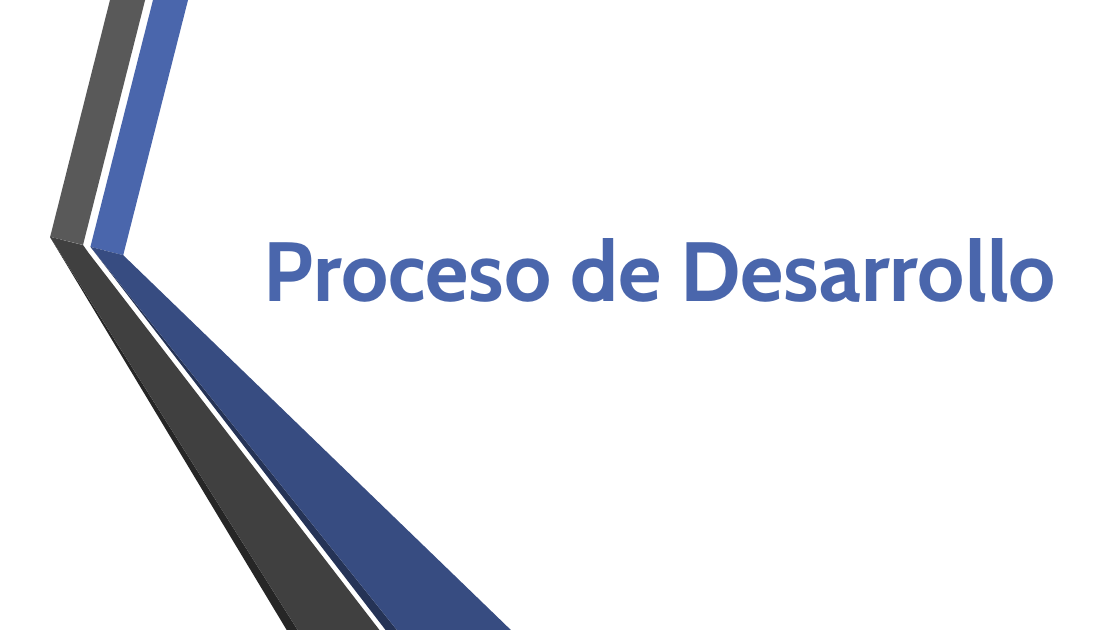
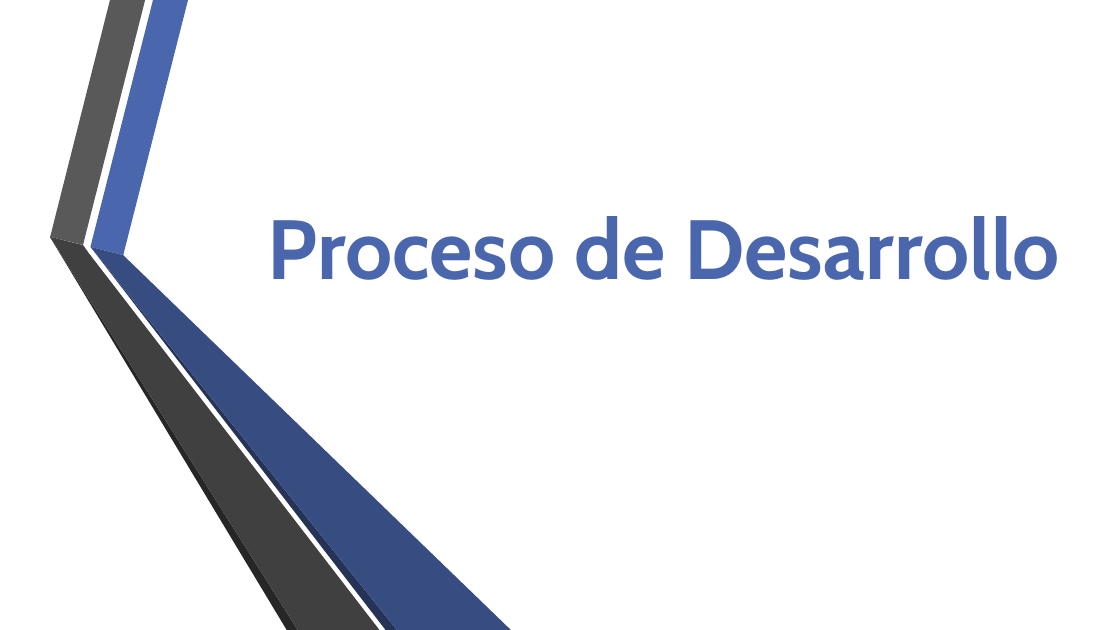
Before and after one commit to fge23/Sistema-VASPA, a slide deck: slide 7 of Presentaciones/Presentación VASPA - Diciembre 2020 - Examen Final/Presentación VASPA - Diciembre 2020 - Examen Final.pptx. Drawn at 1120x630 pixels with LibreOffice and Linux fonts; fonts in the diff are those of the drawing; background and template pictures are left out. Boxes give left, top, right and bottom in pixels: in the first picture for what was removed or moved away, otherwise in the second. Text is boxed around its words. In the diff, an @@ line names an element or a change of style, - is before the commit and + after.

```diff
--- a/Presentaciones/Presentación VASPA - Diciembre 2020 - Examen Final/Presentación VASPA - Diciembre 2020 - Examen Final.pptx
+++ b/Presentaciones/Presentación VASPA - Diciembre 2020 - Examen Final/Presentación VASPA - Diciembre 2020 - Examen Final.pptx
@@ text "Proceso de Desarrollo": place and size @@
-text "Proceso de Desarrollo" at bbox=[264, 238, 1056, 302]
+text "Proceso de Desarrollo" at bbox=[268, 216, 1060, 280]
```
Also in this commit, not shown: 7 other slides changed.
